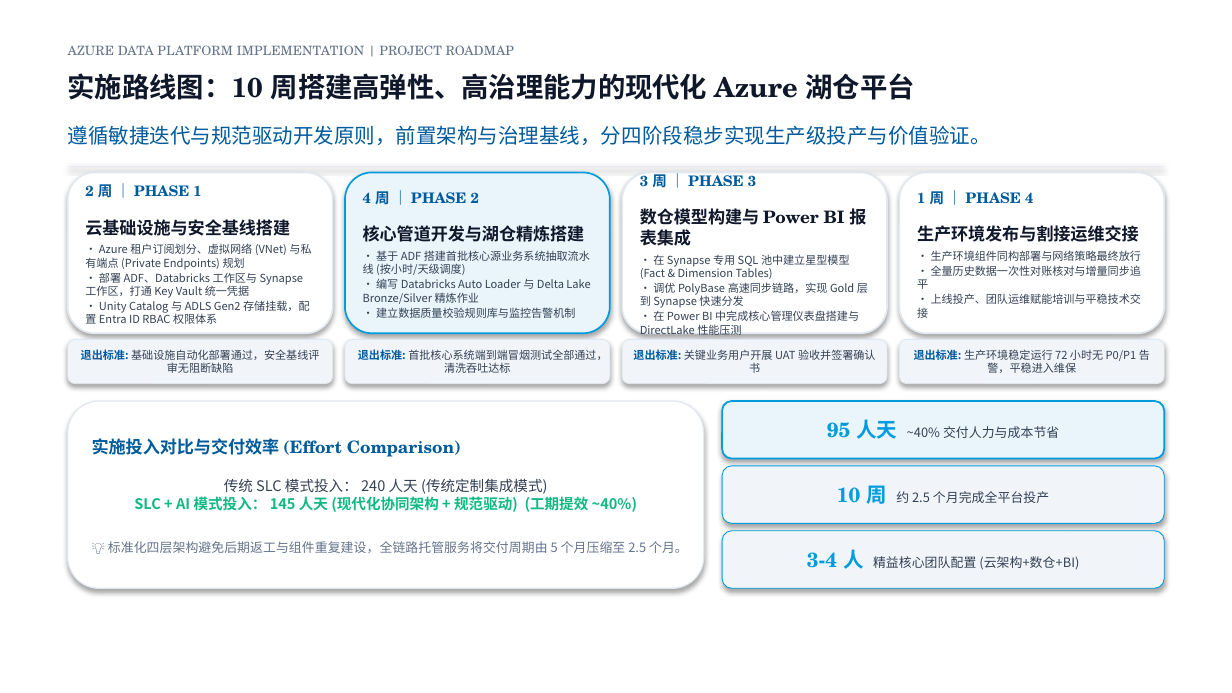
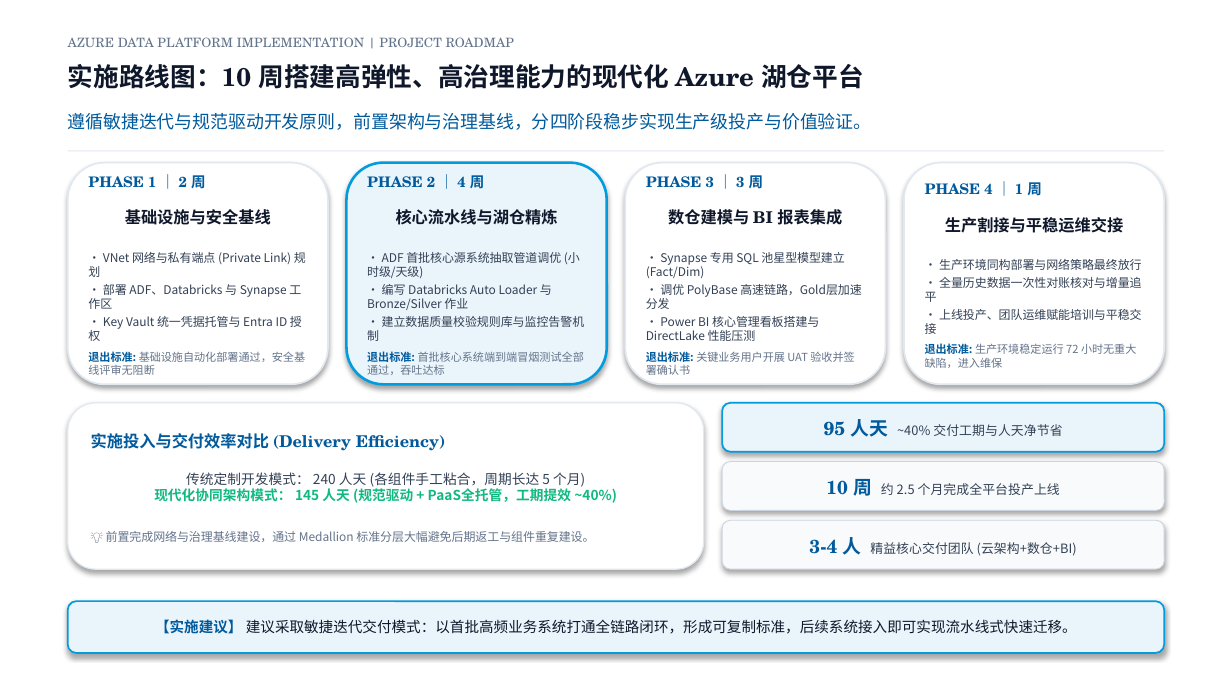
Before and after one commit to GoLangCJava/ppt, a slide deck: slide 6 of Azure_Databricks_ADF_Synapse_Architecture.pptx. Drawn at 1232x693 pixels with LibreOffice and Linux fonts; fonts in the diff are those of the drawing. Boxes give left, top, right and bottom in pixels: in the first picture for what was removed or moved away, otherwise in the second. Text is boxed around its words. In the diff, an @@ line names an element or a change of style, - is before the commit and + after.

```diff
--- a/Azure_Databricks_ADF_Synapse_Architecture.pptx
+++ b/Azure_Databricks_ADF_Synapse_Architecture.pptx
@@ text "AZURE DATA PLATFORM IMPLEMENTATION | ...": place and size @@
-text "AZURE DATA PLATFORM IMPLEMENTATION | ..." at <box>68,45,514,55</box>
+text "AZURE DATA PLATFORM IMPLEMENTATION | ..." at <box>68,37,514,47</box>
@@ text "实施路线图：10 周搭建高弹性、高治理能力的现代化 Azure 湖仓平台": place and size @@
-text "实施路线图：10 周搭建高弹性、高治理能力的现代化 Azure 湖仓平台" at <box>68,73,915,100</box>
+text "实施路线图：10 周搭建高弹性、高治理能力的现代化 Azure 湖仓平台" at <box>68,64,864,89</box>
@@ text "实施路线图：10 周搭建高弹性、高治理能力的现代化 Azure 湖仓平台" at <box>68,64,864,89</box>: size 16 to 15 pt @@
@@ text "遵循敏捷迭代与规范驱动开发原则，前置架构与治理基线，分四阶段稳步实现生产级投产与价值验证。": place and size @@
-text "遵循敏捷迭代与规范驱动开发原则，前置架构与治理基线，分四阶段稳步实现生产级投产与价值验证。" at <box>68,125,991,145</box>
+text "遵循敏捷迭代与规范驱动开发原则，前置架构与治理基线，分四阶段稳步实现生产级投产与价值验证。" at <box>68,113,872,130</box>
@@ text "遵循敏捷迭代与规范驱动开发原则，前置架构与治理基线，分四阶段稳步实现生产级投产与价值验证。" at <box>68,113,872,130</box>: size 12 to 10.5 pt @@
@@ rectangle: place and size @@
-rectangle at <box>68,166,1164,168</box>
+rectangle at <box>68,150,1164,152</box>
@@ rounded rectangle "PHASE 1 ｜ 2 周": place and size @@
-rounded rectangle "PHASE 1 ｜ 2 周" at <box>68,172,333,333</box>
+rounded rectangle "PHASE 1 ｜ 2 周" at <box>68,163,328,384</box>
@@ text in rounded rectangle at <box>88,175,306,375</box>: text changed; size 6.5 to 7 pt @@
-2 周 ｜ PHASE 1
-云基础设施与安全基线搭建
-• Azure 租户订阅划分、虚拟网络 (VNet) 与私有端点 (Private Endpoints) 规划
-• 部署 ADF、Databricks 工作区与 Synapse 工作区，打通 Key Vault 统一凭据
-• Unity Catalog 与 ADLS Gen2 存储挂载，配置 Entra ID RBAC 权限体系
+PHASE 1 ｜ 2 周
+基础设施与安全基线
+• VNet 网络与私有端点 (Private Link) 规划
+• 部署 ADF、Databricks 与 Synapse 工作区
+• Key Vault 统一凭据托管与 Entra ID 授权
+退出标准: 基础设施自动化部署通过，安全基线评审无阻断
@@ rounded rectangle "PHASE 2 ｜ 4 周": place and size @@
-rounded rectangle "PHASE 2 ｜ 4 周" at <box>345,172,610,333</box>
+rounded rectangle "PHASE 2 ｜ 4 周" at <box>346,163,606,384</box>
@@ rounded rectangle "PHASE 2 ｜ 4 周" at <box>346,163,606,384</box>: outline #009CDE 1 pt to #009CDE 1.5 pt @@
@@ text in rounded rectangle at <box>367,175,580,310</box>: text changed; size 6.5 to 7 pt @@
-4 周 ｜ PHASE 2
-核心管道开发与湖仓精炼搭建
-• 基于 ADF 搭建首批核心源业务系统抽取流水线 (按小时/天级调度)
-• 编写 Databricks Auto Loader 与 Delta Lake Bronze/Silver 精炼作业
+PHASE 2 ｜ 4 周
+核心流水线与湖仓精炼
+• ADF 首批核心源系统抽取管道调优 (小时级/天级)
+• 编写 Databricks Auto Loader 与 Bronze/Silver 作业
@@ rounded rectangle "PHASE 3 ｜ 3 周": place and size @@
-rounded rectangle "PHASE 3 ｜ 3 周" at <box>622,172,887,333</box>
+rounded rectangle "PHASE 3 ｜ 3 周" at <box>625,163,885,384</box>
@@ text in rounded rectangle at <box>646,175,862,375</box>: text changed; size 6.5 to 7 pt @@
-3 周 ｜ PHASE 3
-数仓模型构建与 Power BI 报表集成
-• 在 Synapse 专用 SQL 池中建立星型模型 (Fact & Dimension Tables)
-• 调优 PolyBase 高速同步链路，实现 Gold 层到 Synapse 快速分发
-• 在 Power BI 中完成核心管理仪表盘搭建与 DirectLake 性能压测
+PHASE 3 ｜ 3 周
+数仓建模与 BI 报表集成
+• Synapse 专用 SQL 池星型模型建立 (Fact/Dim)
+• 调优 PolyBase 高速链路，Gold层加速分发
+• Power BI 核心管理看板搭建与 DirectLake 性能压测
+退出标准: 关键业务用户开展 UAT 验收并签署确认书
@@ rounded rectangle "PHASE 4 ｜ 1 周": place and size @@
-rounded rectangle "PHASE 4 ｜ 1 周" at <box>899,172,1164,333</box>
+rounded rectangle "PHASE 4 ｜ 1 周" at <box>904,163,1164,384</box>
@@ text in rounded rectangle at <box>925,180,1142,368</box>: text changed; size 6.5 to 7 pt @@
-1 周 ｜ PHASE 4
-生产环境发布与割接运维交接
-• 生产环境组件同构部署与网络策略最终放行
-• 全量历史数据一次性对账核对与增量同步追平
-• 上线投产、团队运维赋能培训与平稳技术交接
+PHASE 4 ｜ 1 周
+生产割接与平稳运维交接
+• 生产环境同构部署与网络策略最终放行
+• 全量历史数据一次性对账核对与增量追平
+• 上线投产、团队运维赋能培训与平稳交接
+退出标准: 生产环境稳定运行 72 小时无重大缺陷，进入维保
@@ text in rounded rectangle at <box>367,316,585,341</box>: size 6.5 to 7 pt in "• 建立数据质量校验规则库与监控告警机制"; more space between paragraphs @@
@@ rounded rectangle removed at <box>68,339,333,383</box> @@
-退出标准: 基础设施自动化部署通过，安全基线评审无阻断缺陷
@@ rounded rectangle removed at <box>345,339,610,383</box> @@
-退出标准: 首批核心系统端到端冒烟测试全部通过，清洗吞吐达标
@@ text in rounded rectangle at <box>367,351,584,375</box>: paragraph added @@
+退出标准: 首批核心系统端到端冒烟测试全部通过，吞吐达标
@@ rounded rectangle removed at <box>622,339,887,383</box> @@
-退出标准: 关键业务用户开展 UAT 验收并签署确认书
@@ rounded rectangle removed at <box>899,339,1164,383</box> @@
-退出标准: 生产环境稳定运行 72 小时无 P0/P1 告警，平稳进入维保
@@ rounded rectangle "实施投入与交付效率对比 (Delivery Efficiency)": place and size @@
-rounded rectangle "实施投入与交付效率对比 (Delivery Efficiency)" at <box>68,400,703,588</box>
+rounded rectangle "实施投入与交付效率对比 (Delivery Efficiency)" at <box>68,403,703,569</box>
@@ rounded rectangle "95 人天 ~40% 交付工期与人天净节省": place and size @@
-rounded rectangle "95 人天 ~40% 交付工期与人天净节省" at <box>722,400,1164,458</box>
+rounded rectangle "95 人天 ~40% 交付工期与人天净节省" at <box>722,403,1164,452</box>
@@ text in rounded rectangle at <box>824,419,1062,437</box>: text changed @@
-95 人天 ~40% 交付人力与成本节省
+95 人天 ~40% 交付工期与人天净节省
@@ text in rounded rectangle at <box>91,433,617,542</box>: text changed; size 8.5 to 8 pt @@
-实施投入对比与交付效率 (Effort Comparison)
-传统 SLC 模式投入： 240 人天 (传统定制集成模式)
-SLC + AI 模式投入： 145 人天 (现代化协同架构 + 规范驱动) (工期提效 ~40%)
-💡 标准化四层架构避免后期返工与组件重复建设，全链路托管服务将交付周期由 5 个月压缩至 2.5 个月。
+实施投入与交付效率对比 (Delivery Efficiency)
+传统定制开发模式： 240 人天 (各组件手工粘合，周期长达 5 个月)
+现代化协同架构模式： 145 人天 (规范驱动 + PaaS全托管，工期提效 ~40%)
+💡 前置完成网络与治理基线建设，通过 Medallion 标准分层大幅避免后期返工与组件重复建设。
@@ rounded rectangle "10 周 约 2.5 个月完成全平台投产上线": place and size @@
-rounded rectangle "10 周 约 2.5 个月完成全平台投产上线" at <box>722,466,1164,524</box>
+rounded rectangle "10 周 约 2.5 个月完成全平台投产上线" at <box>722,462,1164,511</box>
@@ rounded rectangle "10 周 约 2.5 个月完成全平台投产上线" at <box>722,462,1164,511</box>: fill #F1F5F9 to #F8FAFC; outline #009CDE 0.5 pt to #CBD5E1 0.5 pt @@
@@ text in rounded rectangle at <box>826,479,1060,496</box>: text changed @@
-10 周 约 2.5 个月完成全平台投产
+10 周 约 2.5 个月完成全平台投产上线
@@ rounded rectangle "3-4 人 精益核心交付团队 (云架构+数仓+BI)" at <box>722,520,1164,569</box>: fill #F1F5F9 to #F8FAFC; outline #009CDE 0.5 pt to #CBD5E1 0.5 pt @@
@@ rounded rectangle "3-4 人 精益核心交付团队 (云架构+数仓+BI)": place and size @@
-rounded rectangle "3-4 人 精益核心交付团队 (云架构+数仓+BI)" at <box>722,531,1164,589</box>
+rounded rectangle "3-4 人 精益核心交付团队 (云架构+数仓+BI)" at <box>722,520,1164,569</box>
@@ text in rounded rectangle at <box>809,537,1077,556</box>: text changed @@
-3-4 人 精益核心团队配置 (云架构+数仓+BI)
+3-4 人 精益核心交付团队 (云架构+数仓+BI)
@@ rounded rectangle added at <box>68,601,1164,653</box>, fill #EAF4FB, outline #009CDE 1 pt, 8.5 pt, text #0F172A @@
+【实施建议】 建议采取敏捷迭代交付模式：以首批高频业务系统打通全链路闭环，形成可复制标准，后续系统接入即可实现流水线式快速迁移。
```
Also in this commit, not shown: 5 other slides changed, 2 other files.
